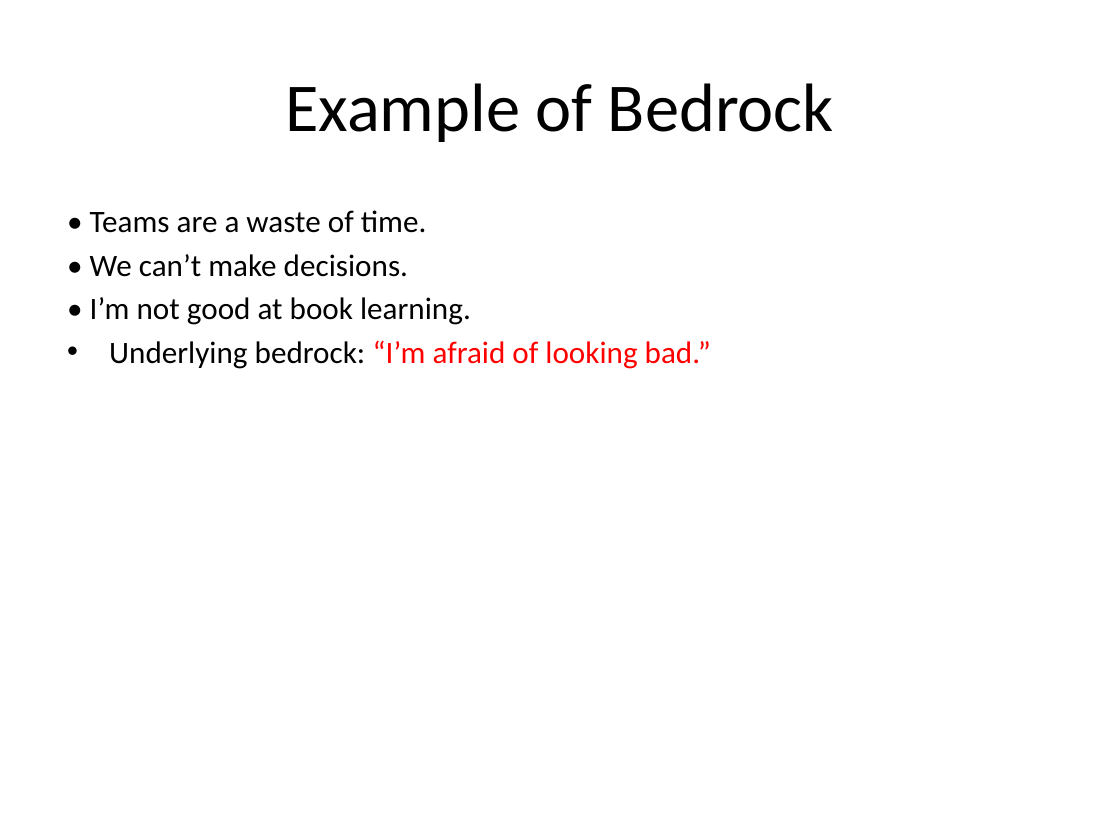
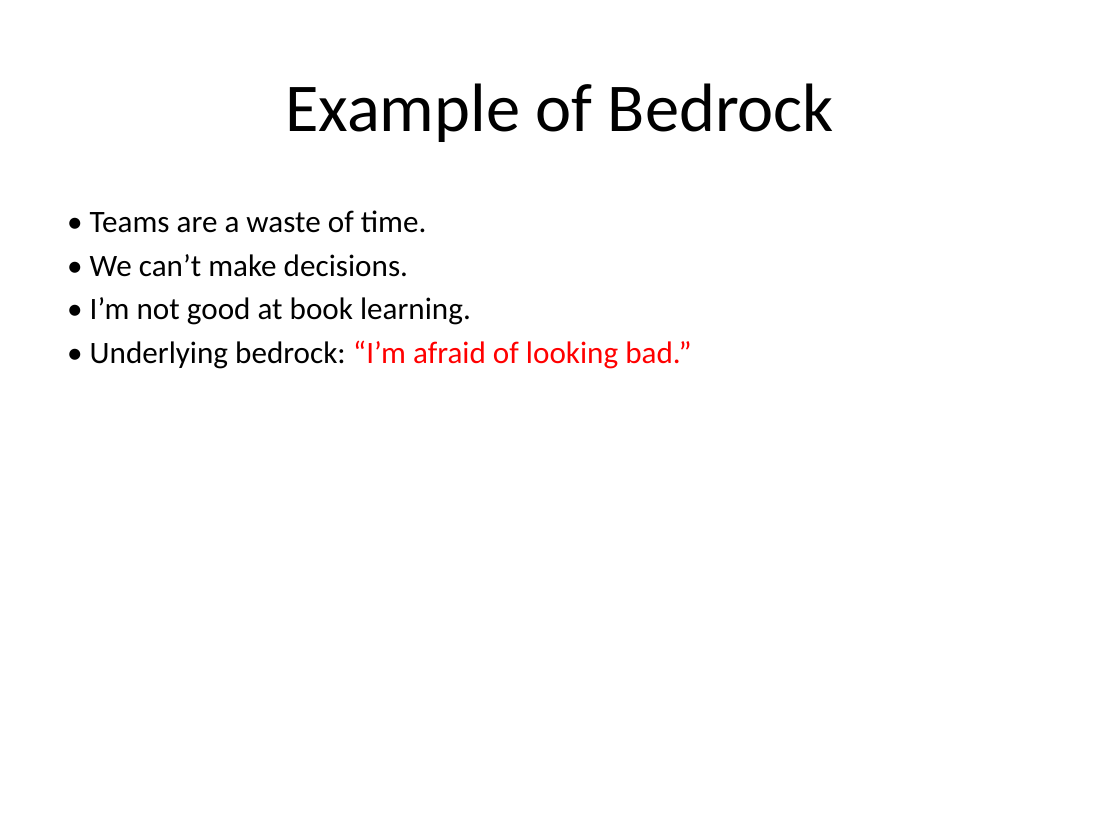
Before and after one commit to Mohamed-Elhawary/courses-notes, a slide deck: slide 13 of Non-Technical/The Power of Deep Listening (Using Active Listening Skills)/Presentation.pptx. Drawn at 1120x840 pixels with LibreOffice and Linux fonts; fonts in the diff are those of the drawing. Boxes give left, top, right and bottom in pixels: in the first picture for what was removed or moved away, otherwise in the second. Text is boxed around its words. In the diff, an @@ line names an element or a change of style, - is before the commit and + after.

```diff
--- a/Non-Technical/The Power of Deep Listening (Using Active Listening Skills)/Presentation.pptx
+++ b/Non-Technical/The Power of Deep Listening (Using Active Listening Skills)/Presentation.pptx
@@ text at <box>90,340,691,369</box>: text changed @@
-• Underlying bedrock: “I’m afraid of looking bad.”
+• Underlying bedrock: “I’m afraid of looking bad.”
```
Also in this commit, not shown: 15 other slides changed, 3 other files.
